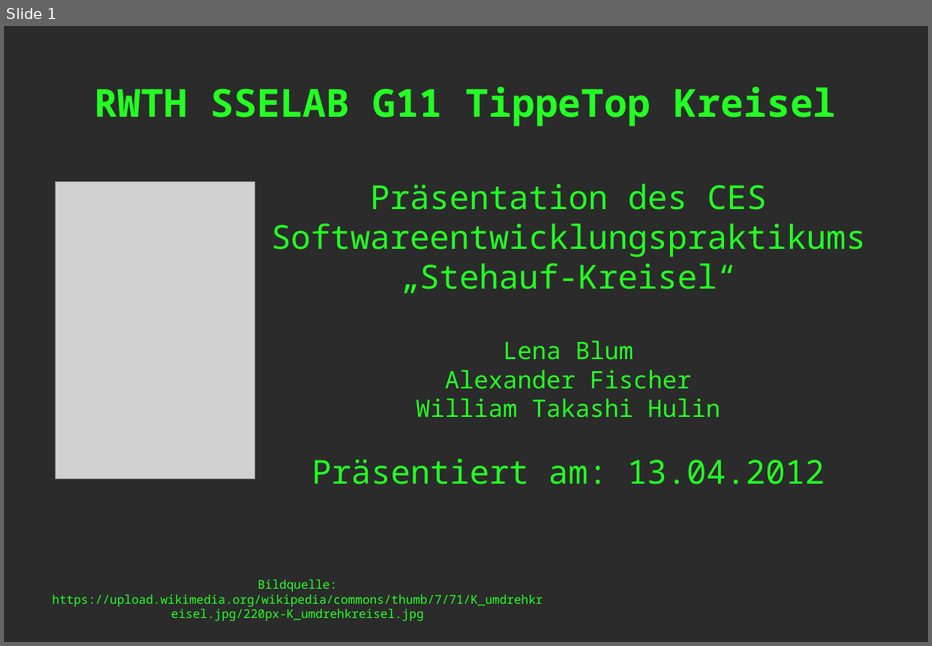
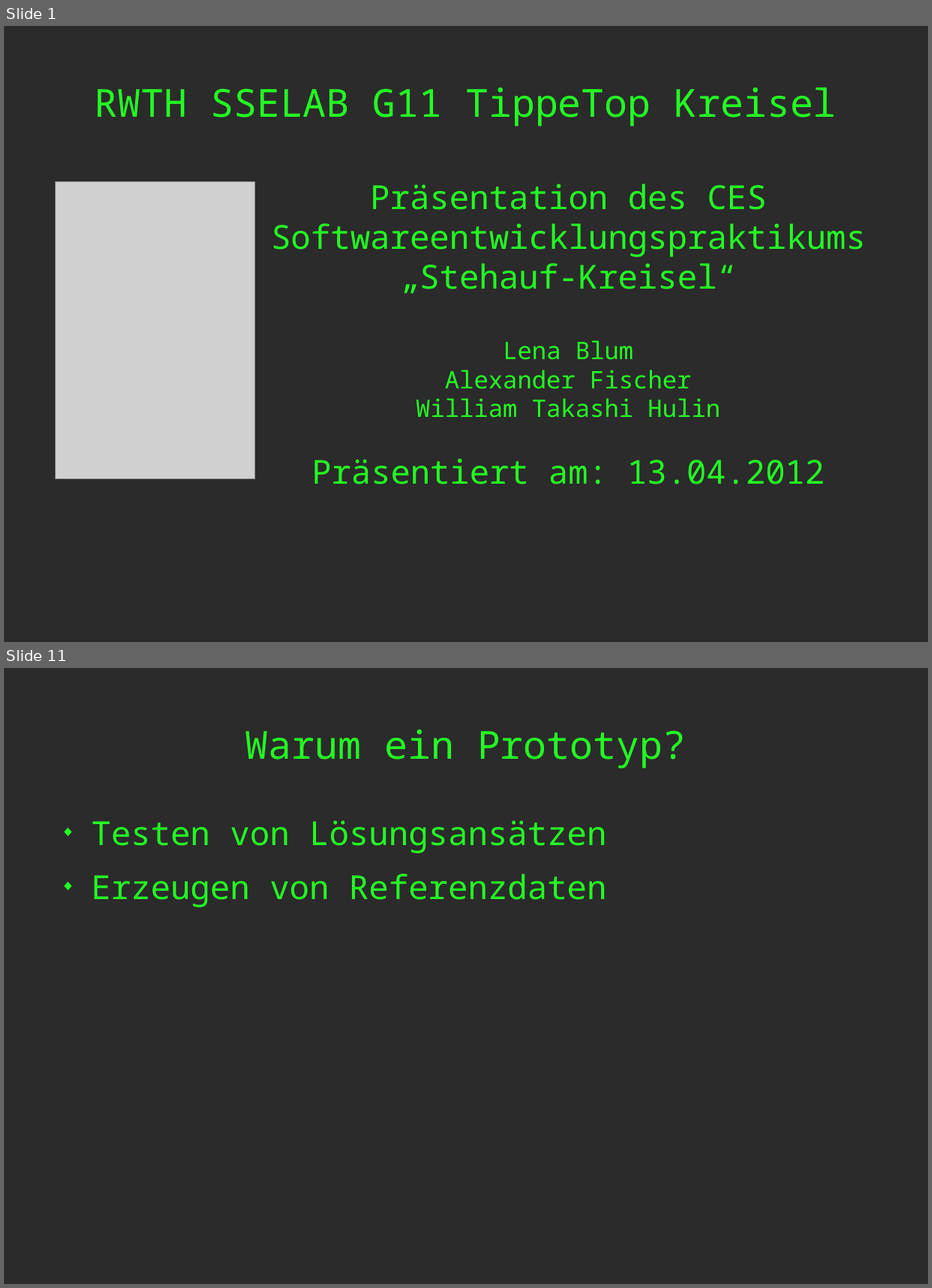
Before and after one commit to masterjava1/rwthsselabws2011g11, a slide deck: branches/doc/sselab_lena_praesentation.odp. Shown one above the other, each under a label of ours: slide 1 before the commit, slides 1 and 11 after it; the slides between them are not shown. The pictures are 932x646 and 932x1288 pixels, drawn with LibreOffice and Linux fonts; fonts in the diff are those of the drawing; grey boxes stand for pictures; background and template pictures are left out; a plain dark background stands for a picture behind light text. Boxes give left, top, right and bottom in pixels: in the first picture for what was removed or moved away, otherwise in the second. Text is boxed around its words. In the diff, an @@ line names an element or a change of style, - is before the commit and + after.

```diff
--- a/branches/doc/sselab_lena_praesentation.odp
+++ b/branches/doc/sselab_lena_praesentation.odp
@@ slide 11 added at bbox=[4, 668, 928, 1284], background picture (left out) @@
@@ title added at bbox=[246, 730, 686, 768], 32 pt, text #23FF23 @@
+Warum ein Prototyp?
@@ text added at bbox=[91, 820, 607, 907], 27.4 pt, text #23FF23 @@
+◆ Testen von Lösungsansätzen
+◆ Erzeugen von Referenzdaten
@@ slide 1 changed as well @@
@@ title "RWTH SSELAB G11 TippeTop Kreisel" at bbox=[95, 88, 836, 126]: bold off @@
@@ text removed at bbox=[52, 579, 542, 621] @@
-Bildquelle: https://upload.wikimedia.org/wikipedia/commons/thumb/7/71/K_umdrehkreisel.jpg/220px-K_umdrehkreisel.jpg
```
Also in this commit, not shown: 2 other slides changed, 16 other slides added, 6 slides removed.
